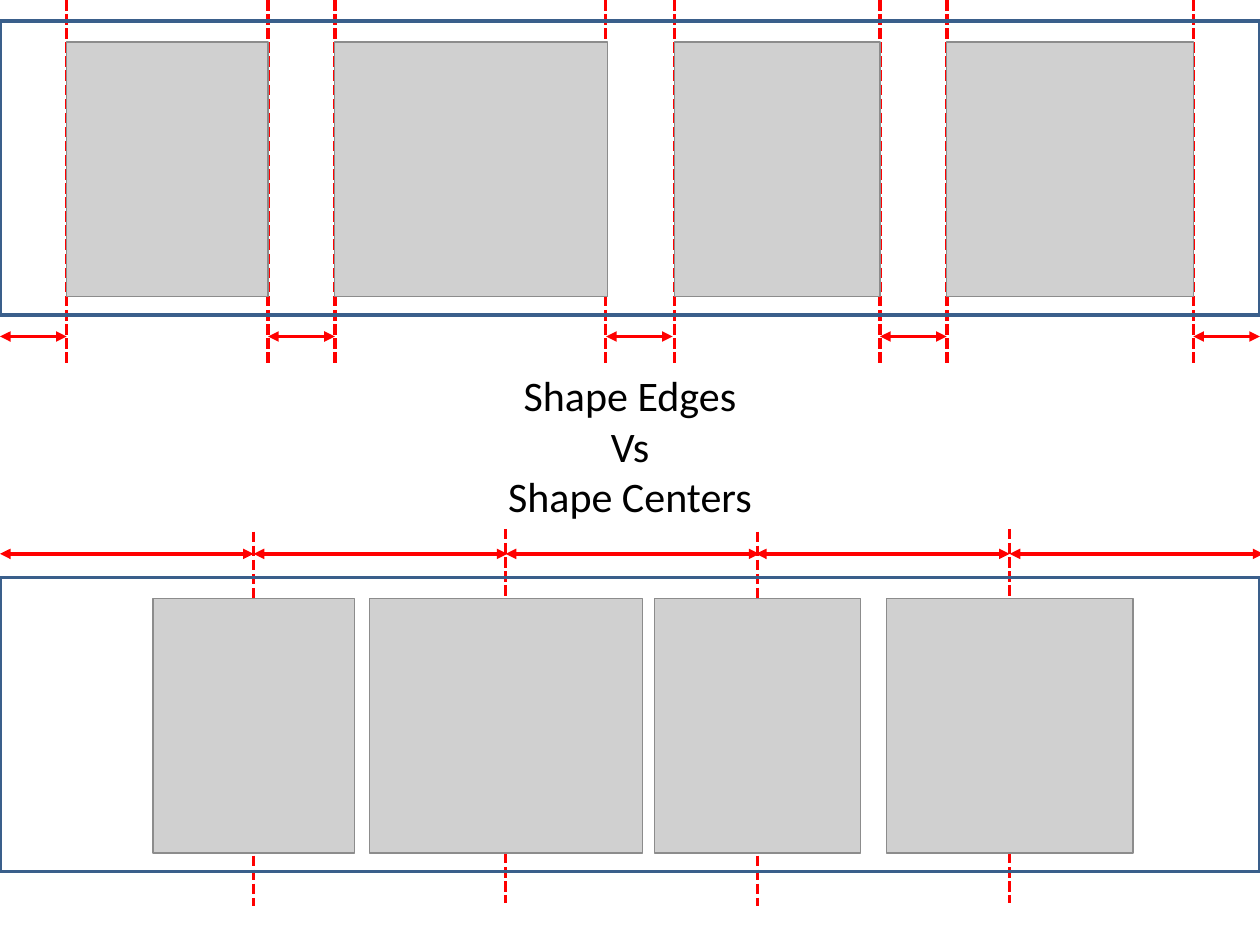
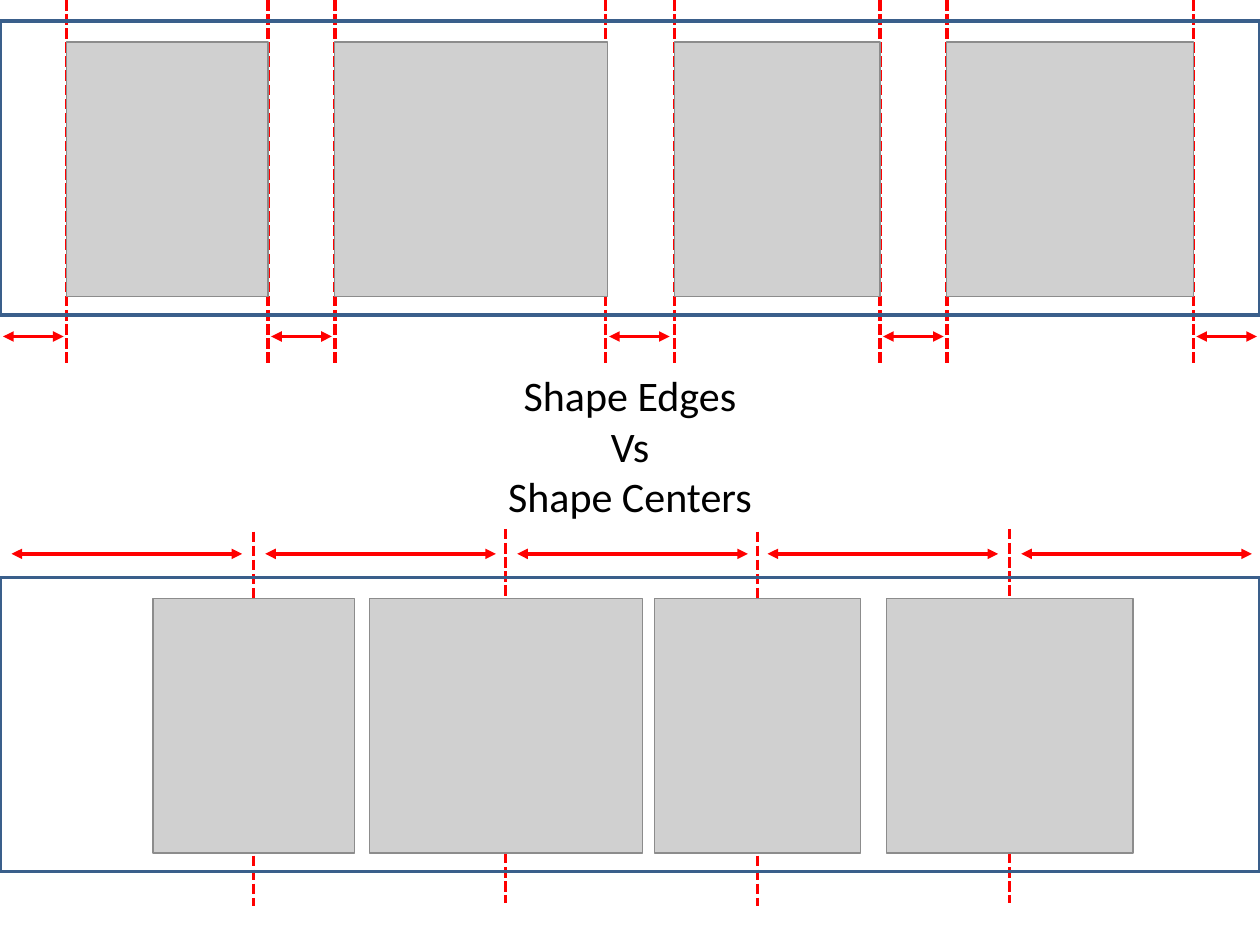
Before and after one commit to PowerPointLabs/PowerPointLabs, a slide deck: slide 17 of doc/Examples-PositionsLab.pptx (slide 15 before the commit). Drawn at 1260x945 pixels with LibreOffice and Linux fonts; fonts in the diff are those of the drawing; grey boxes stand for pictures. Boxes give left, top, right and bottom in pixels: in the first picture for what was removed or moved away, otherwise in the second. Text is boxed around its words. In the diff, an @@ line names an element or a change of style, - is before the commit and + after.

```diff
--- a/doc/Examples-PositionsLab.pptx
+++ b/doc/Examples-PositionsLab.pptx
@@ double arrow moved from (0, 336) - (67, 336) to (3, 336) - (63, 336) @@
@@ double arrow moved from (268, 336) - (335, 336) to (271, 336) - (331, 336) @@
@@ double arrow moved from (606, 336) - (673, 336) to (609, 336) - (669, 336) @@
@@ double arrow moved from (879, 336) - (946, 336) to (883, 336) - (944, 336) @@
@@ double arrow moved from (1193, 336) - (1260, 336) to (1197, 336) - (1257, 336) @@
@@ double arrow moved from (0, 554) - (253, 554) to (11, 554) - (242, 554) @@
@@ double arrow moved from (253, 554) - (508, 554) to (266, 554) - (496, 554) @@
@@ double arrow moved from (505, 554) - (760, 554) to (518, 554) - (748, 554) @@
@@ double arrow moved from (756, 554) - (1009, 554) to (767, 554) - (998, 554) @@
@@ double arrow moved from (1009, 554) - (1260, 554) to (1022, 554) - (1252, 554) @@
```
Also in this commit, not shown: 17 other slides changed, 6 slides added, 10 other files.
